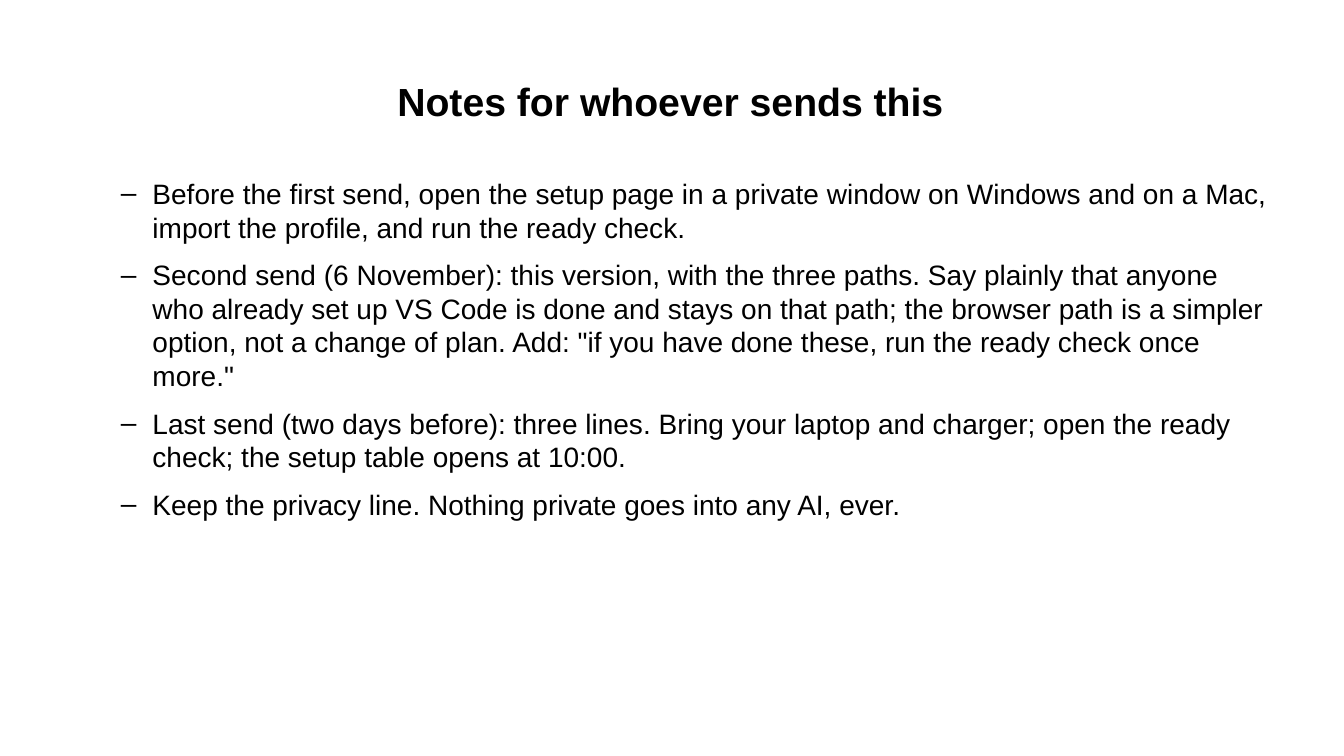
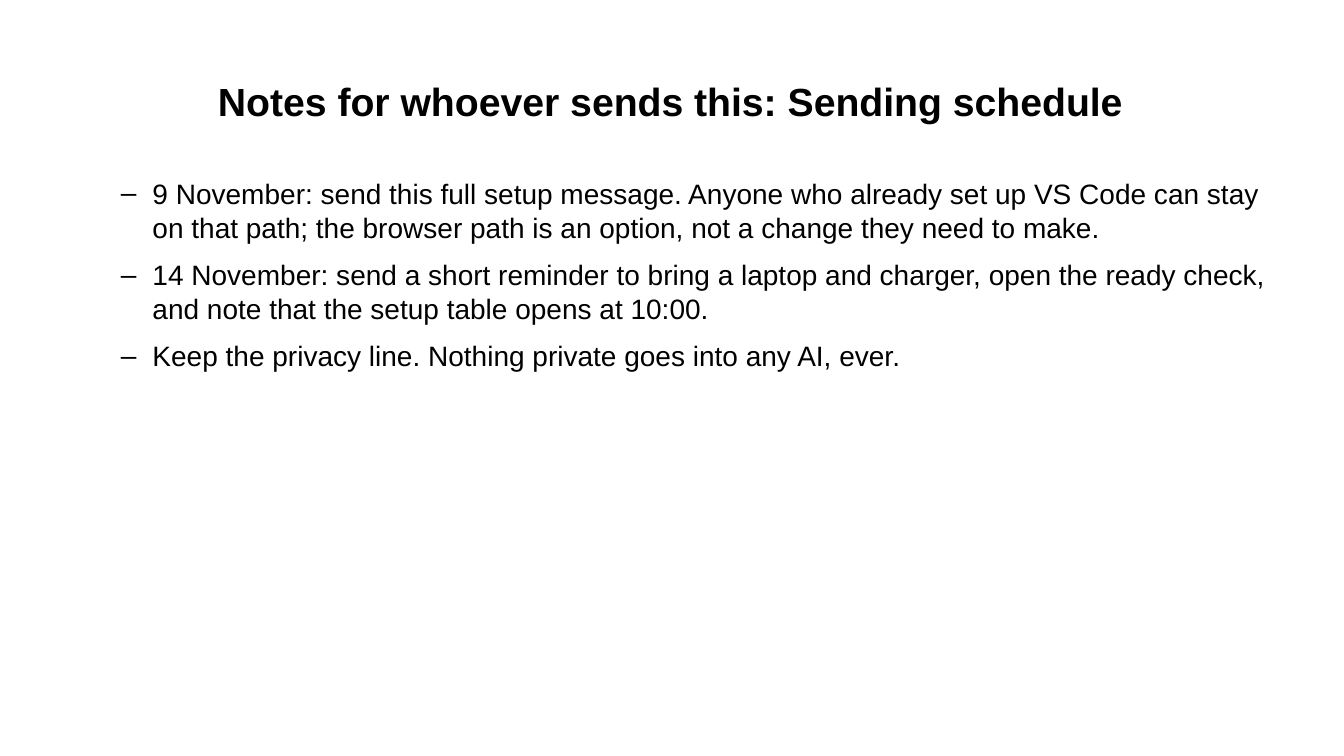
Before and after one commit to Community-Access/glow, a slide deck: slide 15 of docs/ahg-2026/pre-event-message.pptx (slide 11 before the commit). Drawn at 1344x756 pixels with LibreOffice and Linux fonts; fonts in the diff are those of the drawing. Boxes give left, top, right and bottom in pixels: in the first picture for what was removed or moved away, otherwise in the second. Text is boxed around its words. In the diff, an @@ line names an element or a change of style, - is before the commit and + after.

```diff
--- a/docs/ahg-2026/pre-event-message.pptx
+++ b/docs/ahg-2026/pre-event-message.pptx
@@ title at [218, 87, 1123, 124]: text changed @@
-Notes for whoever sends this
+Notes for whoever sends this: Sending schedule
@@ text at [152, 183, 1264, 324]: text changed @@
-  – Before the first send, open the setup page in a private window on Windows and on a Mac, import the profile, and run the ready check.
-  – Second send (6 November): this version, with the three paths. Say plainly that anyone who already set up VS Code is done and stays on that path; the browser path is a simpler option, not a change of plan. Add: "if you have done these, run the ready check once more."
-  – Last send (two days before): three lines. Bring your laptop and charger; open the ready check; the setup table opens at 10:00.
+  – 9 November: send this full setup message. Anyone who already set up VS Code can stay on that path; the browser path is an option, not a change they need to make.
+  – 14 November: send a short reminder to bring a laptop and charger, open the ready check, and note that the setup table opens at 10:00.
```
Also in this commit, not shown: 5 other slides changed, 4 slides added, 10 other files.
